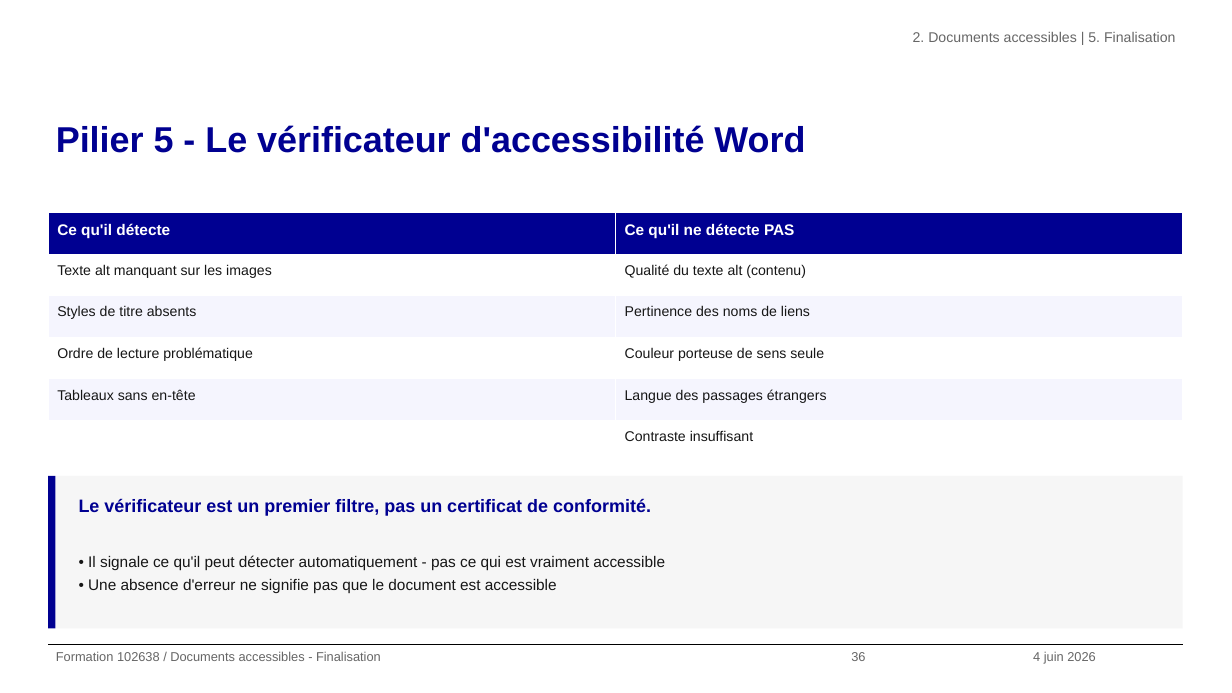
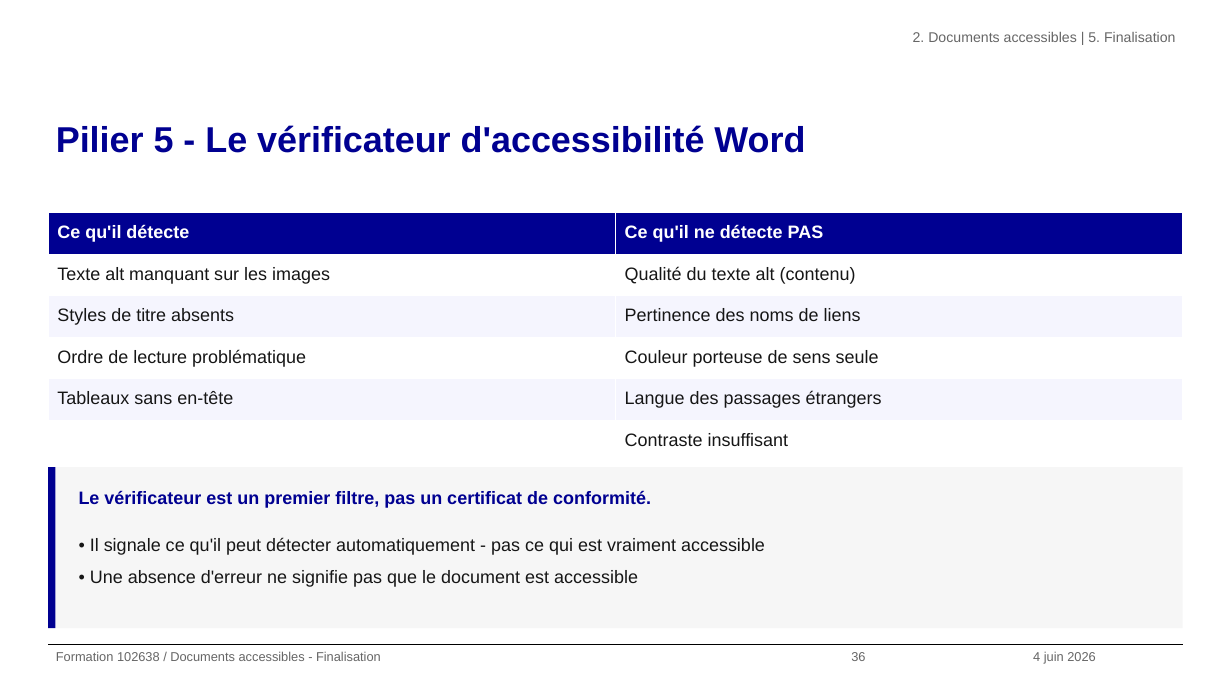
Before and after one commit to alexandra-guiderdoni/usine-fabrication-igpde-102846-ay11, a slide deck: slide 36 of formation-102638-juin-2026.pptx. Drawn at 1232x693 pixels with LibreOffice and Linux fonts; fonts in the diff are those of the drawing; background and template pictures are left out. Boxes give left, top, right and bottom in pixels: in the first picture for what was removed or moved away, otherwise in the second. Text is boxed around its words. In the diff, an @@ line names an element or a change of style, - is before the commit and + after.

```diff
--- a/formation-102638-juin-2026.pptx
+++ b/formation-102638-juin-2026.pptx
@@ table at <box>48,213,1183,462</box> @@
@@ size 12 to 14 pt in "Ce qu'il détecte", "Ce qu'il ne détecte PAS" @@
@@ size 11 to 14 pt in "Texte alt manquant sur les images", "Qualité du texte alt (contenu)", "Styles de titre absents", "Pertinence des noms de liens" and 5 more places @@
@@ rectangle: place and size @@
-rectangle at <box>48,476,55,628</box>
+rectangle at <box>48,467,55,628</box>
@@ rectangle: place and size @@
-rectangle at <box>55,476,1183,628</box>
+rectangle at <box>55,467,1183,628</box>
@@ text "Le vérificateur est un premier ...": place and size @@
-text "Le vérificateur est un premier ..." at <box>79,499,651,516</box>
+text "Le vérificateur est un premier ..." at <box>79,490,651,508</box>
@@ text "• Il signale ce qu'il ...": place and size @@
-text "• Il signale ce qu'il ..." at <box>88,555,665,593</box>
+text "• Il signale ce qu'il ..." at <box>90,537,765,587</box>
@@ text "• Il signale ce qu'il ..." at <box>90,537,765,587</box>: size 12 to 14 pt; line spacing 1.25 to 1.5 @@
```
Also in this commit, not shown: 80 other slides changed, 42 other files.
